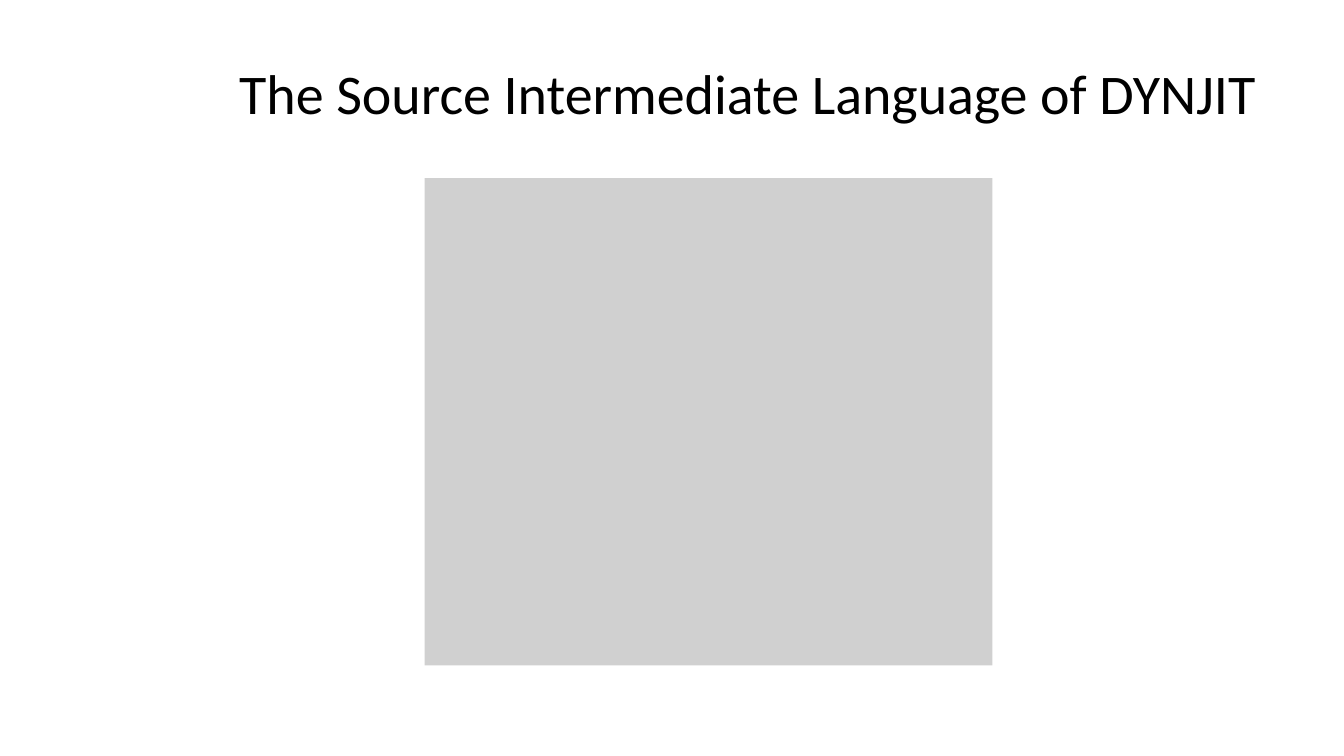
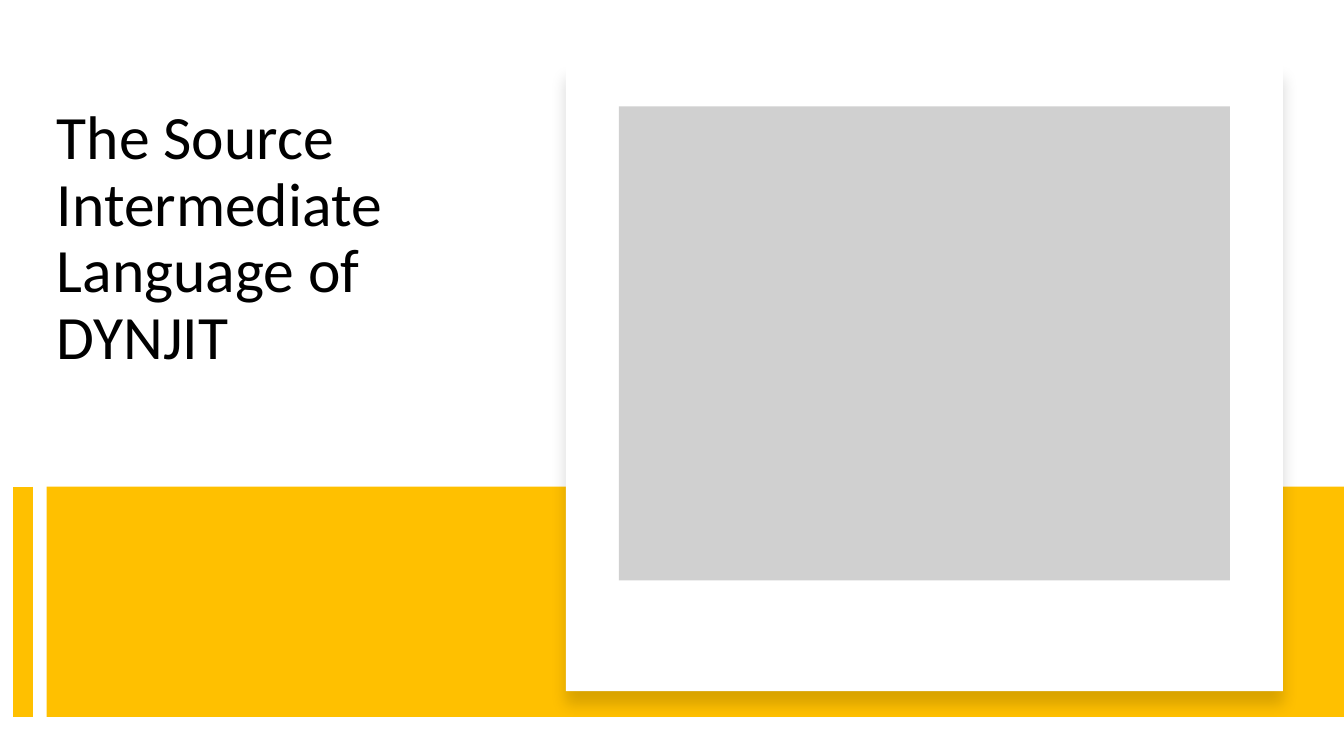
Before and after one commit to thautwarm/Site-32, a slide deck: slide 8 of src/Others/slides/impl0.pptx. Drawn at 1344x756 pixels with LibreOffice and Linux fonts; fonts in the diff are those of the drawing; grey boxes stand for pictures. Boxes give left, top, right and bottom in pixels: in the first picture for what was removed or moved away, otherwise in the second. Text is boxed around its words. In the diff, an @@ line names an element or a change of style, - is before the commit and + after.

```diff
--- a/src/Others/slides/impl0.pptx
+++ b/src/Others/slides/impl0.pptx
@@ rectangle added at [566,65,1282,691], fill #FFFFFF @@
@@ title "The Source Intermediate Language of ...": place and size @@
-title "The Source Intermediate Language of ..." at [239,75,1255,124]
+title "The Source Intermediate Language of ..." at [57,116,382,360]
@@ title "The Source Intermediate Language of ..." at [57,116,382,360]: size 40 to 44 pt; alignment centre to left; vertical alignment middle to top @@
@@ picture: place and size @@
-picture at [424,178,992,666]
+picture at [619,107,1230,581]
@@ line added from (23, 487) to (23, 717), #FFC000 14 pt @@
@@ rectangle added at [46,487,1344,717], fill #FFC000 @@
```
Also in this commit, not shown: 2 other slides changed.
